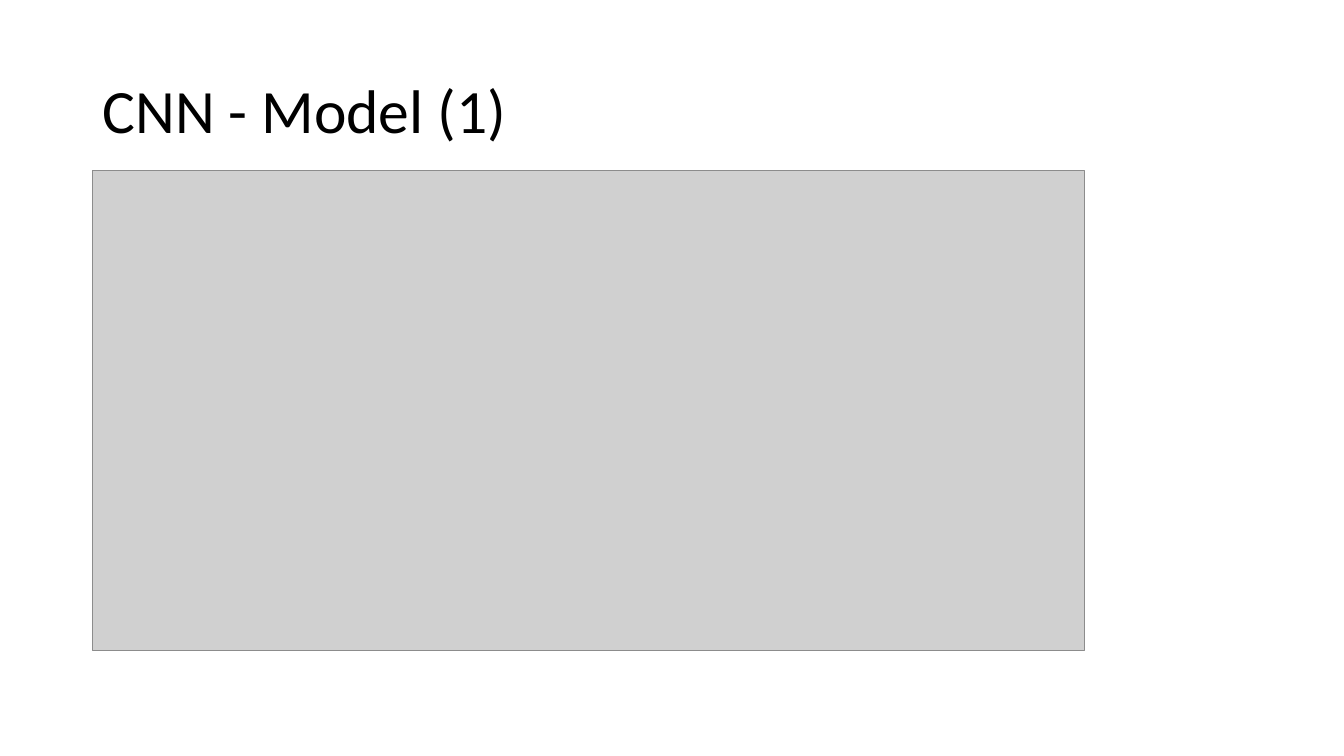
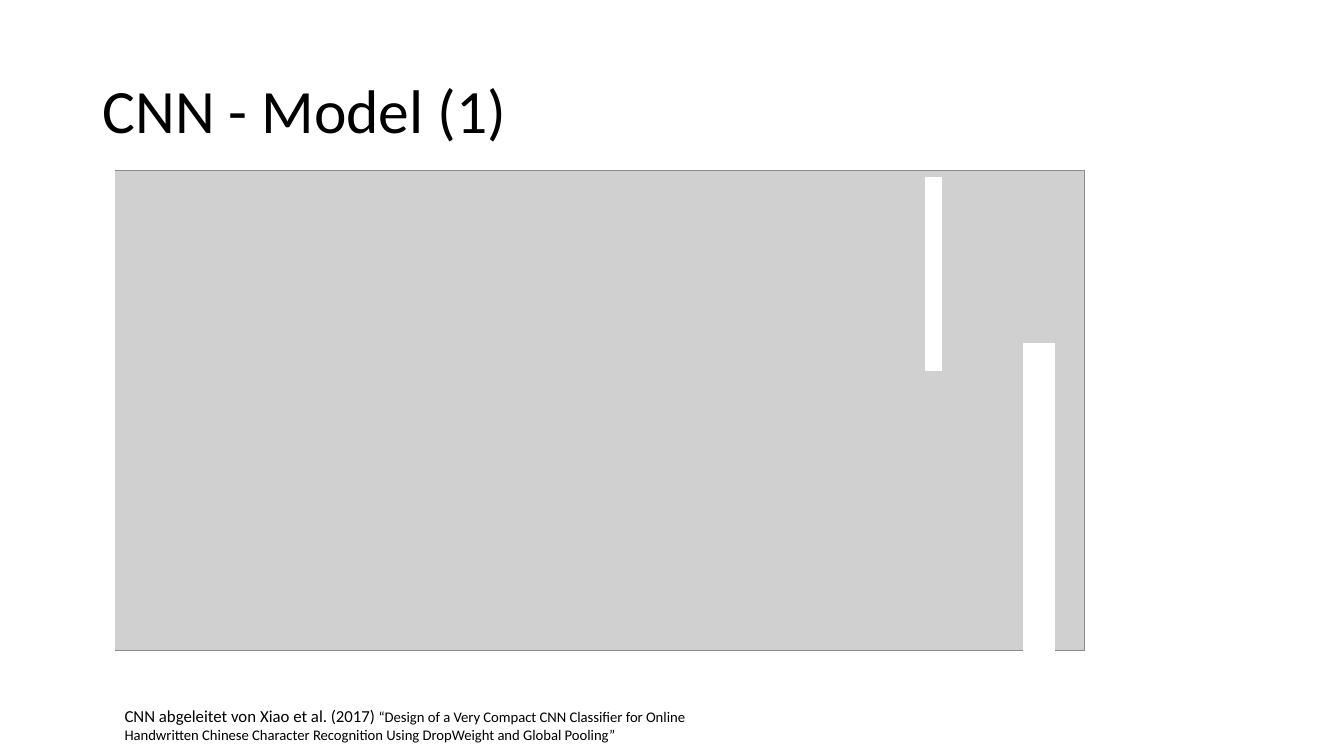
Before and after one commit to ageinpee/ComputerVision, a slide deck: slide 9 of project/Präsentation CV-Prak [Di].pptx (slide 8 before the commit). Drawn at 1344x756 pixels with LibreOffice and Linux fonts; fonts in the diff are those of the drawing; grey boxes stand for pictures. Boxes give left, top, right and bottom in pixels: in the first picture for what was removed or moved away, otherwise in the second. Text is boxed around its words. In the diff, an @@ line names an element or a change of style, - is before the commit and + after.

```diff
--- a/project/Präsentation CV-Prak [Di].pptx
+++ b/project/Präsentation CV-Prak [Di].pptx
@@ rectangle added at (x1=93, y1=170, x2=115, y2=650), fill #FFFFFF, outline #FFFFFF 1 pt @@
@@ rectangle added at (x1=927, y1=177, x2=942, y2=371), fill #FFFFFF, outline #FFFFFF 1 pt @@
@@ rectangle added at (x1=1024, y1=344, x2=1055, y2=650), fill #FFFFFF, outline #FFFFFF 1 pt @@
@@ text added at (x1=125, y1=710, x2=685, y2=743), 10.5 pt, text #000000 @@
+CNN abgeleitet von Xiao et al. (2017) “Design of a Very Compact CNN Classifier for Online Handwritten Chinese Character Recognition Using DropWeight and Global Pooling”
```
Also in this commit, not shown: 6 other slides changed, 3 slides added, 1 slide removed.
